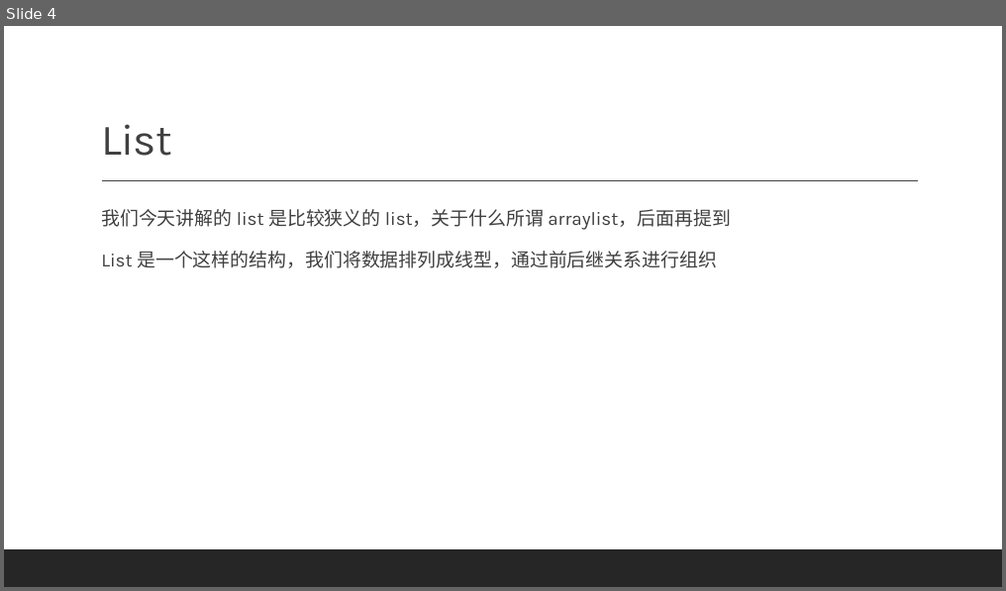
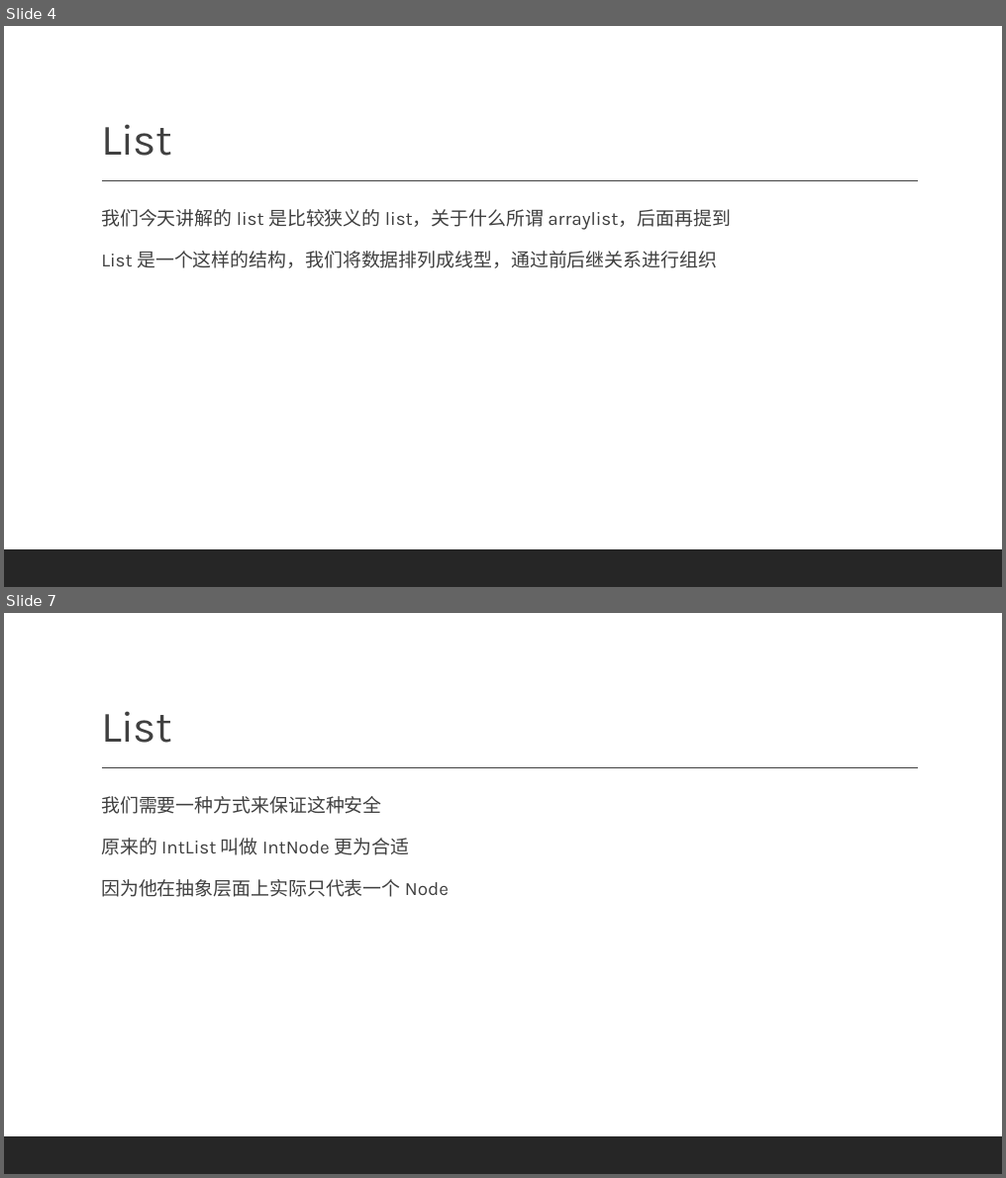
Before and after one commit to basicDSinHDUCS/materials, a slide deck: lecture4/slide.pptx. Shown one above the other, each under a label of ours: slide 4 before the commit, slides 4 and 7 after it; the slides between them are not shown. The pictures are 1006x591 and 1006x1178 pixels, drawn with LibreOffice and Linux fonts; fonts in the diff are those of the drawing; background and template pictures are left out. Boxes give left, top, right and bottom in pixels: in the first picture for what was removed or moved away, otherwise in the second. Text is boxed around its words. In the diff, an @@ line names an element or a change of style, - is before the commit and + after.

```diff
--- a/lecture4/slide.pptx
+++ b/lecture4/slide.pptx
@@ slide 7 added at (4,613,1002,1174), background picture (left out); not listed: 2 template elements that a slide beside it also shows @@
@@ title added at (101,711,172,743), 42 pt, text #404040 @@
+List
@@ text added at (101,796,449,897), 18 pt, text #404040 @@
+  我们需要一种方式来保证这种安全
+  原来的 IntList 叫做 IntNode 更为合适
+  因为他在抽象层面上实际只代表一个 Node
```
Also in this commit, not shown: 1 slide changed, 2 other slides added, 1 slide removed.
